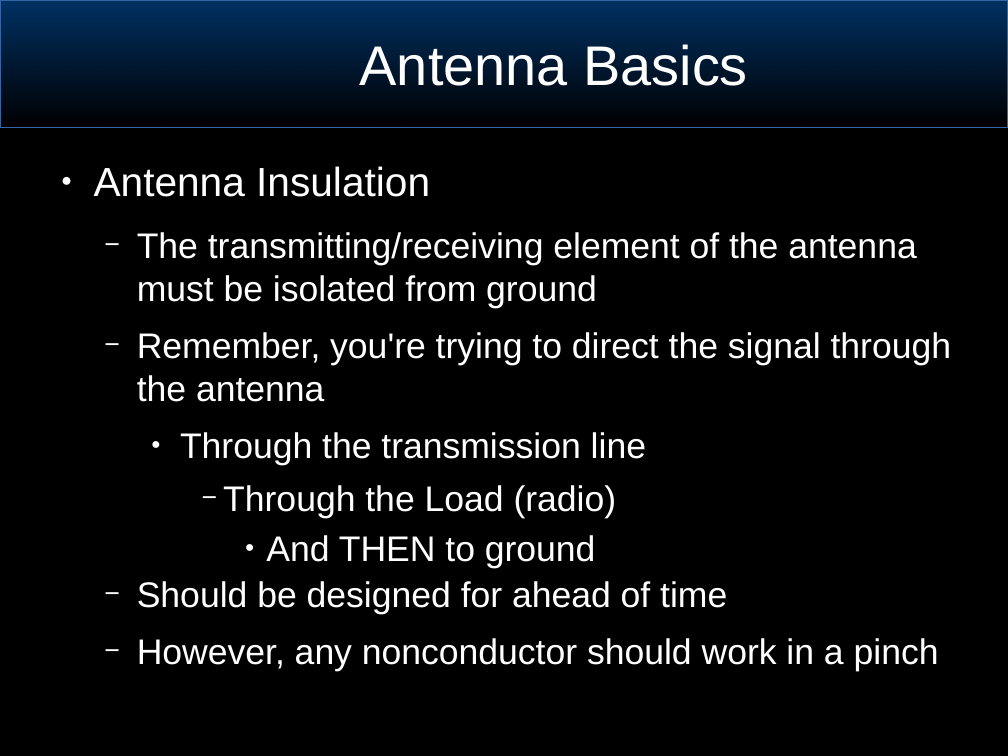
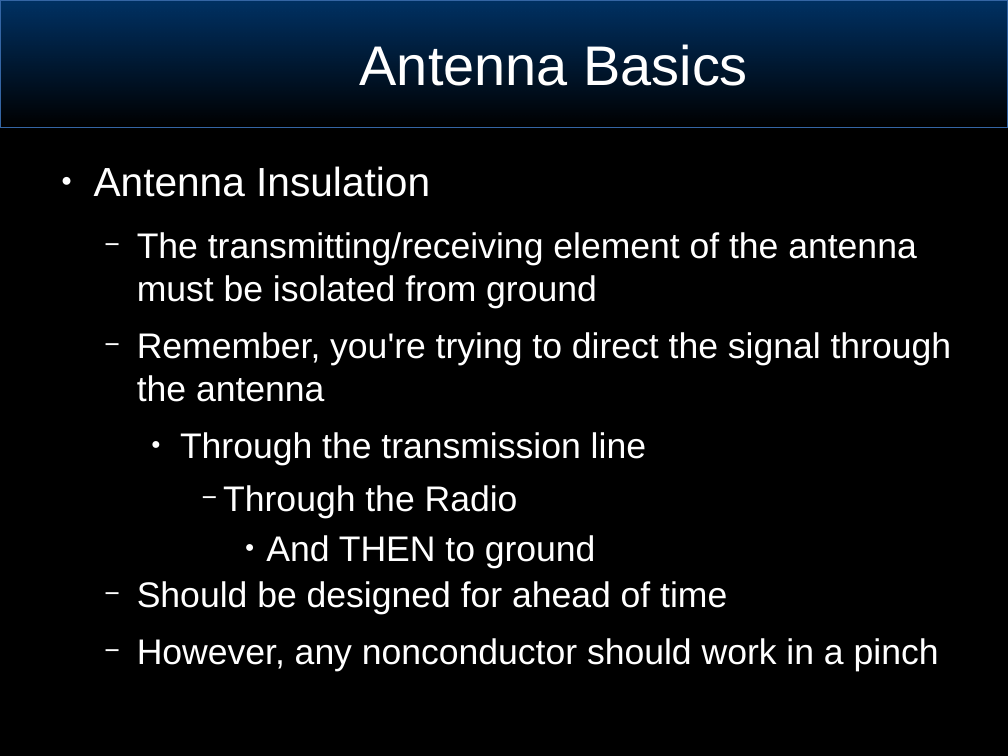
Before and after one commit to joeblankenship1/BRW_ANT_CLASS, a slide deck: slide 25 of BasicSignalsConcepts.odp (slide 24 before the commit). Drawn at 1008x756 pixels with LibreOffice and Linux fonts; fonts in the diff are those of the drawing; background and template pictures are left out. Boxes give left, top, right and bottom in pixels: in the first picture for what was removed or moved away, otherwise in the second. Text is boxed around its words. In the diff, an @@ line names an element or a change of style, - is before the commit and + after.

```diff
--- a/BasicSignalsConcepts.odp
+++ b/BasicSignalsConcepts.odp
@@ text at box(223, 485, 518, 518): text changed @@
-      − Through the Load (radio)
+      − Through the Radio
```
Also in this commit, not shown: 14 other slides changed, 5 slides added, 9 slides removed, 1 other file.
